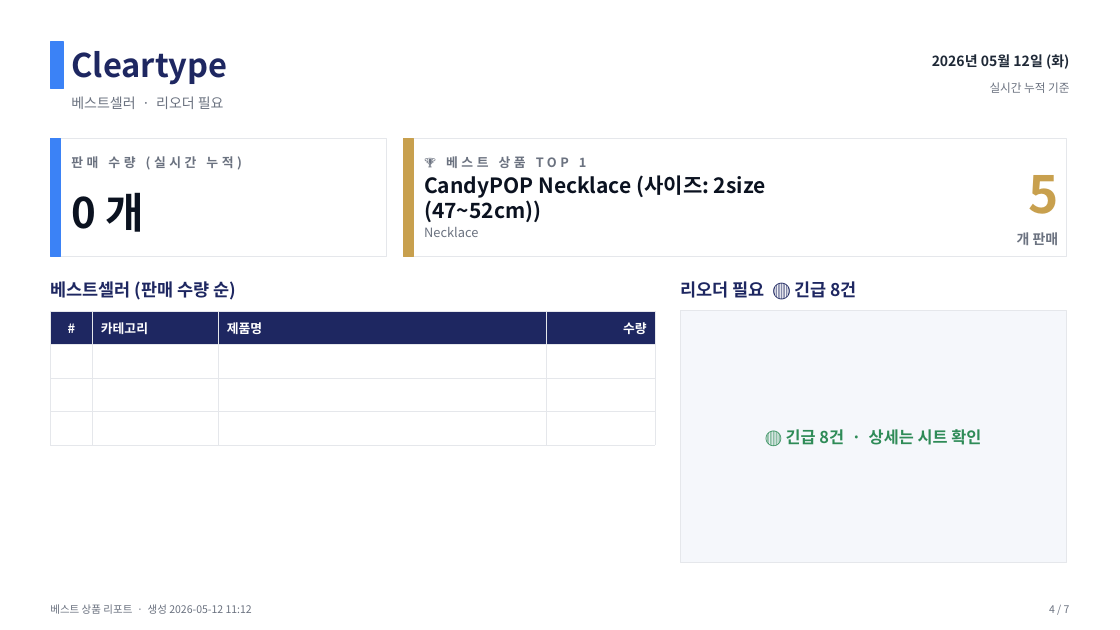
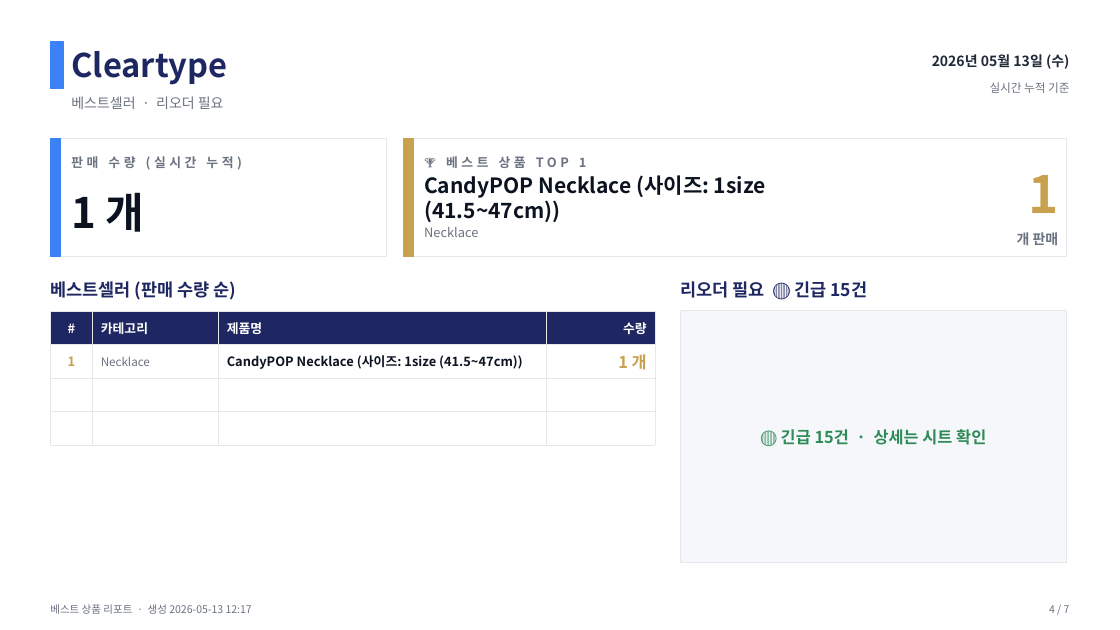
Before and after one commit to j65209/Brightbeed, a slide deck: slide 4 of data/sales-report.pptx. Drawn at 1120x630 pixels with LibreOffice and Linux fonts; fonts in the diff are those of the drawing. Boxes give left, top, right and bottom in pixels: in the first picture for what was removed or moved away, otherwise in the second. Text is boxed around its words. In the diff, an @@ line names an element or a change of style, - is before the commit and + after.

```diff
--- a/data/sales-report.pptx
+++ b/data/sales-report.pptx
@@ text at box(932, 54, 1069, 69): text changed @@
-2026년 05월 12일 (화)
+2026년 05월 13일 (수)
@@ text at box(424, 175, 766, 222): text changed @@
-CandyPOP Necklace (사이즈: 2size (47~52cm))
+CandyPOP Necklace (사이즈: 1size (41.5~47cm))
@@ text at box(1028, 175, 1058, 213): text changed @@
-5
+1
@@ text at box(71, 192, 145, 232): text changed @@
-0 개
+1 개
@@ text at box(680, 281, 867, 298): text changed @@
-리오더 필요 🔴 긴급 8건
+리오더 필요 🔴 긴급 15건
@@ table at box(50, 311, 655, 395) @@
+row 2: 1 | Necklace | CandyPOP Necklace (사이즈: 1size (41.5~47cm)) | 1 개
-row 4:  |  |  | 
@@ text at box(781, 429, 986, 445): text changed @@
-🔴 긴급 8건 · 상세는 시트 확인
+🔴 긴급 15건 · 상세는 시트 확인
@@ text at box(50, 604, 252, 614): text changed @@
-베스트 상품 리포트 · 생성 2026-05-12 11:12
+베스트 상품 리포트 · 생성 2026-05-13 12:17
```
Also in this commit, not shown: 6 other slides changed.
